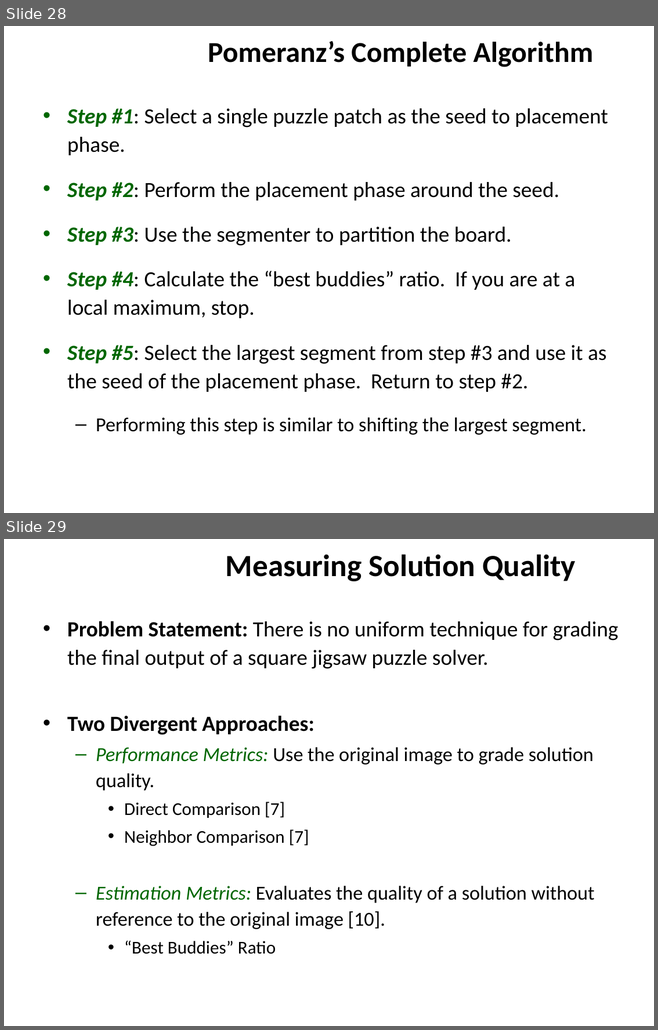
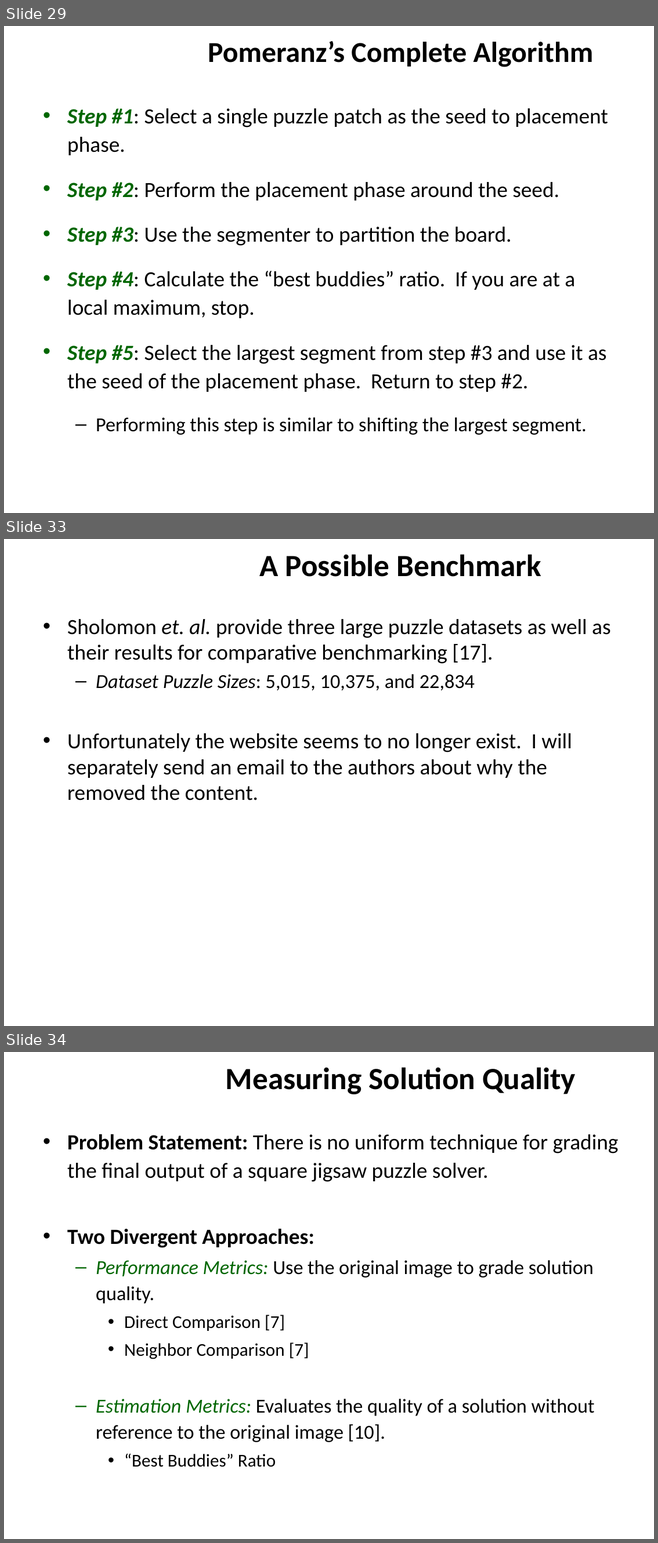
Before and after one commit to ZaydH/sjsu_thesis, a slide deck: Papers/Zayd_Hammoudeh_-_Square_Jigsaw_Puzzle_Problem_Literature_Review.pptx. Shown one above the other, each under a label of ours: slides 28 and 29 before the commit, slides 29, 33 and 34 after it; the slides between them are not shown. The pictures are 658x1030 and 658x1543 pixels, drawn with LibreOffice and Linux fonts; fonts in the diff are those of the drawing; background and template pictures are left out. Boxes give left, top, right and bottom in pixels: in the first picture for what was removed or moved away, otherwise in the second. Text is boxed around its words. In the diff, an @@ line names an element or a change of style, - is before the commit and + after.

```diff
--- a/Papers/Zayd_Hammoudeh_-_Square_Jigsaw_Puzzle_Problem_Literature_Review.pptx
+++ b/Papers/Zayd_Hammoudeh_-_Square_Jigsaw_Puzzle_Problem_Literature_Review.pptx
@@ slide 33 added at (x1=4, y1=539, x2=654, y2=1026), background #FFFFFF @@
@@ title added at (x1=260, y1=554, x2=541, y2=577), 34.2 pt, text #000000, bold @@
+A Possible Benchmark
@@ text added at (x1=67, y1=619, x2=610, y2=801), 24 pt, text #000000 @@
+• Sholomon et. al. provide three large puzzle datasets as well as their results for comparative benchmarking [17].
+  – Dataset Puzzle Sizes: 5,015, 10,375, and 22,834
+• Unfortunately the website seems to no longer exist. I will separately send an email to the authors about why the removed the content.
@@ what was slide 28 is now slide 29 @@
@@ what was slide 29 is now slide 34 @@
```
Also in this commit, not shown: 3 slides changed, 7 other slides added, 3 other files.
